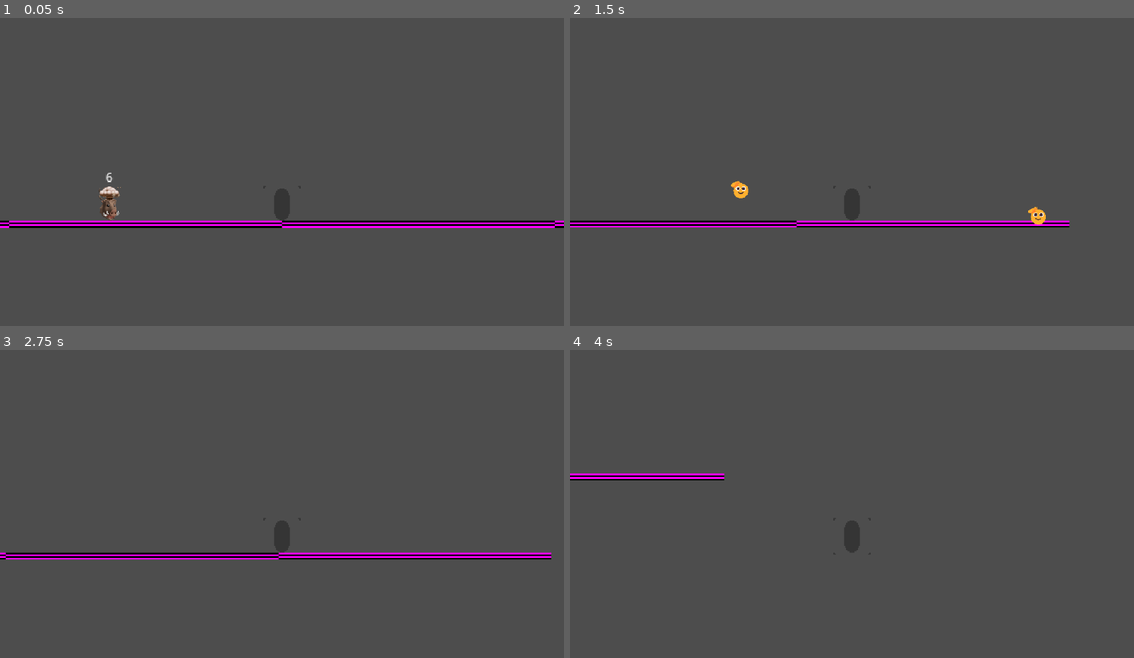
Above: before the commit, frames 1-4 (two rows, left to right).
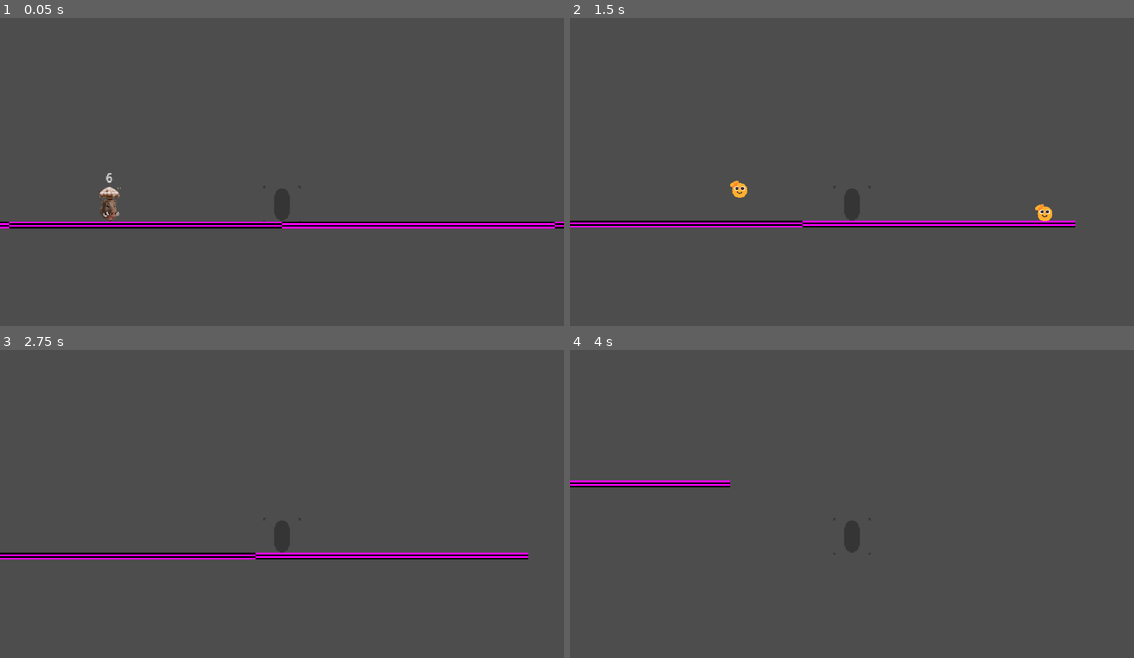
Above: after the commit, the same moments.

Repository: Hevia/BTeam
Game: Godot game, scene res://Scenes/Main/Main.tscn
The game is run twice, just before and just after one commit, with the same random seed, the same clock (stepped at 60 frames per second) and the same inputs.
Inputs (mouse positions are in pixels of both pictures, inside the frame that each line leads up to):
- Up to frame 1 (0.05 s): no input
- Up to frame 2 (1.5 s): tap Enter (TEST_LEVELGEN) at 0.5 s; move the mouse to (976, 159) at 0.52 s; hold D (move_right) from 0.53 s (still down); click (976, 159) at 0.6 s; tap Space (jump) at 0.77, 1.07 s; right-click (976, 159) at 0.8 s; move the mouse to (739, 193) at 1.27 s; right-click (739, 193) at 1.35 s
- Up to frame 3 (2.75 s): tap Space (jump) at 1.52, 1.55, 1.82, 2.1 s; move the mouse to (338, 439) at 2.02 s; release D (move_right) at 2.03 s; hold A (move_left) from 2.03 s (still down); click (338, 439) at 2.3 s
- Up to frame 4 (4 s): move the mouse to (823, 571) at 2.77 s; release A (move_left) at 2.78 s; hold D (move_right) from 2.78 s (still down); tap = (CAMERA_ZOOM_IN) at 2.85 s; tap Space (jump) at 3.02, 3.32, 3.77, 3.8 s; right-click (823, 571) at 3.05 s; move the mouse to (1021, 556) at 3.52 s; hold - (CAMERA_ZOOM_OUT) from 3.53 s (still down)

The runs differ from the first frame. In frame 1, 1.7% of the frame differs, in the area x 0-100%, y 50-69%; in frame 2, 0.3%; in frame 3, 0.2%; in frame 4, 1.3%.

Commit message:
Player Controller + Throwable Fixes
Fixed wall jump behavior to make it feel more responsive, tidied up player controller code for readability, and fixed throwables deleting eachother.

Diff:
--- a/entities/enemies/Test Dummy.tscn
+++ b/entities/enemies/Test Dummy.tscn
@@ -36,7 +36,7 @@
 metadata/_custom_type_script = "uid://cjfr04tgxvyjg"
 
 [node name="Hurtbox" type="Area2D" parent="." node_paths=PackedStringArray("health")]
-collision_layer = 2
+collision_layer = 0
 collision_mask = 2
 script = ExtResource("3_sxwoi")
 health = NodePath("../Health")
--- a/entities/player/PlayerController.gd
+++ b/entities/player/PlayerController.gd
@@ -1,34 +1,40 @@
 class_name Player extends CharacterBody2D
 
 @export var player_health: Health
-@export var speed: float = 300
+@export var max_speed: float = 300
+@export var acceleration_speed: float = 100
+@export var deceleration_speed: float = 100
 @export var jump_velocity: float = 400
 @export var wall_slide_slow: float = 4
-@export var wall_jump_force: float = 500
-@export var wall_jump_lerp_weight: float = 0.5
-@export var wall_jump_cooldown_duration: float = 0.25
-@export var air_friction: float = 200
+@export var wall_jump_force: float = 800
+@export var wall_jump_lerp_weight: float = 100
 @export var DIGGING_RANGE  = 150.00 # dont type hint this with float or else it throws an error
+@export var throw_force: float = 650
 
 var can_wall_jump: bool = false
-var wall_jump_input_cooldown: float = 0.0
 var last_wall_normal: Vector2 = Vector2.ZERO
 var is_wall_sliding: bool = false
 var gravity
 var throwable
 var projectile1
 var projectile2
+var target_move_speed: float = 0.0
+var wall_jump_kick_speed: float = 0.0
+var is_wall_jumping: bool = false
 
 signal player_digging(mouse_pos: Vector2)
 
 func _ready():
 	gravity = get_gravity()
 	jump_velocity = -jump_velocity
+	# Set projectile variables to load projectile prefabs
 	projectile1 = load("uid://blltbftmyr58q") # Replace UID with whatever projectile is active
 	projectile2 = load("uid://b8elap8dki3xt")
+	# Default active throwable to first projectile
 	throwable = projectile1
 
 func _process(delta: float):
+	# Dig Attack
 	if Input.is_action_just_pressed("attack"):
 		#if position.direction_to(get_global_mouse_position()) < DIGGING_RANGE:
 		player_digging.emit(get_global_mouse_position())
@@ -39,19 +45,44 @@
 	if Input.is_action_just_pressed("weapon2"):
 		throwable = projectile2
 
+	# Throw attack
 	if Input.is_action_just_pressed("attack2"):
 		var projectile = throwable.instantiate() as Throwable
 		projectile.position = self.position + Vector2(0, -16)
 		var direction = (get_global_mouse_position() - self.position).normalized()
-		projectile.throw(projectile.throw_force, direction)
+		projectile.throw(throw_force, direction)
 		get_parent().add_child(projectile)
 
 func _physics_process(delta: float):
-	if wall_jump_input_cooldown > 0.0:
-		wall_jump_input_cooldown -= delta
+	# Add the gravity.
+	velocity += gravity * delta
 
+	handle_jump()
+	handle_movement()
+	handle_wall_jump(delta)
+
+	move_and_slide()
+
+func handle_jump():
+	# Handle Jump
+	if Input.is_action_just_pressed("jump"):
+		if is_on_floor():
+			velocity.y = jump_velocity
+		elif can_wall_jump:
+			is_wall_jumping = true
+			last_wall_normal = get_wall_normal()
+			velocity.y = jump_velocity
+	if Input.is_action_just_released("jump") and velocity.y < 0:
+		velocity.y = move_toward(velocity.y, 0, abs(gravity.y/4))
+
+func handle_wall_jump(delta: float):
+	if abs(wall_jump_kick_speed) < wall_jump_force and is_wall_jumping:
 		var target_x_velocity = last_wall_normal.x * wall_jump_force
-		velocity.x = lerp(velocity.x, target_x_velocity, wall_jump_lerp_weight)
+
+		wall_jump_kick_speed = move_toward(wall_jump_kick_speed, target_x_velocity, wall_jump_lerp_weight)
+	else:
+		is_wall_jumping = false
+		wall_jump_kick_speed = move_toward(wall_jump_kick_speed, 0.0, wall_jump_lerp_weight)
 
 	var on_wall = is_on_wall_only() and !is_on_floor()
 
@@ -69,35 +100,15 @@
 	else:
 		can_wall_jump = false
 
-	# Add the gravity.
-	velocity += gravity * delta
-
-	jump()
-	movePlayer(delta)
-
-	move_and_slide()
-
-func jump():
-	# Handle Jump
-	if Input.is_action_just_pressed("jump"):
-		if is_on_floor():
-			velocity.y = jump_velocity
-		elif can_wall_jump:
-			last_wall_normal = get_wall_normal()
-			velocity.y = jump_velocity
-			wall_jump_input_cooldown = wall_jump_cooldown_duration
-	if Input.is_action_just_released("jump") and velocity.y < 0:
-		velocity.y = move_toward(velocity.y, 0, abs(gravity.y/4))
-
-func movePlayer(delta: float):
+func handle_movement():
 	# Get the input direction and handle the movement/deceleration.
 	var direction := Input.get_axis("move_left", "move_right")
-	if wall_jump_input_cooldown <= 0.0:
-		if direction:
-			velocity.x = direction * speed
-		else:
-			velocity.x = move_toward(velocity.x, 0, speed)
-	elif last_wall_normal.x == direction:
-		velocity.x = direction * speed
+	if direction:
+		target_move_speed += direction * acceleration_speed
+		target_move_speed = clamp(target_move_speed, -max_speed, max_speed)
 	else:
-		velocity.x = move_toward(velocity.x, 0, air_friction)
+		target_move_speed = move_toward(target_move_speed, 0, deceleration_speed)
+
+	# Apply Movement
+	velocity.x = target_move_speed + wall_jump_kick_speed
+	velocity.x = clamp(velocity.x, -max_speed, max_speed)
--- a/entities/player/throwables/PlaceholderLargeThrowable.tscn
+++ b/entities/player/throwables/PlaceholderLargeThrowable.tscn
@@ -13,7 +13,7 @@
 [node name="PlaceholderLargeThrowable" type="RigidBody2D" node_paths=PackedStringArray("collider")]
 collision_layer = 0
 collision_mask = 130
-mass = 2.0
+mass = 3.29
 script = ExtResource("1_7les5")
 collider = NodePath("CollisionShape2D")
 throw_force = 200.0
@@ -25,7 +25,7 @@
 
 [node name="Hitbox" type="Area2D" parent="."]
 collision_layer = 2
-collision_mask = 130
+collision_mask = 128
 script = ExtResource("3_jes36")
 damage = 2
 metadata/_custom_type_script = "uid://donmvmp38kkto"
--- a/entities/player/throwables/Throwable.gd
+++ b/entities/player/throwables/Throwable.gd
@@ -19,4 +19,5 @@
 	apply_central_impulse(impulse)
 
 func _on_hitbox_area_entered(area: Area2D) -> void:
-	queue_free()
+	#queue_free()
+	pass
--- a/global/hurtbox.gd
+++ b/global/hurtbox.gd
@@ -13,5 +13,9 @@
 	print("Projectile Hit")
 	if hitbox != null:
 		print("projectile damaged!")
+		print(hitbox.get_parent() is Throwable)
 		health.health -= hitbox.damage
 		received_damage.emit(hitbox.damage)
+	if hitbox.get_parent() is Throwable:
+		print(hitbox.get_parent())
+		hitbox.get_parent().queue_free()
